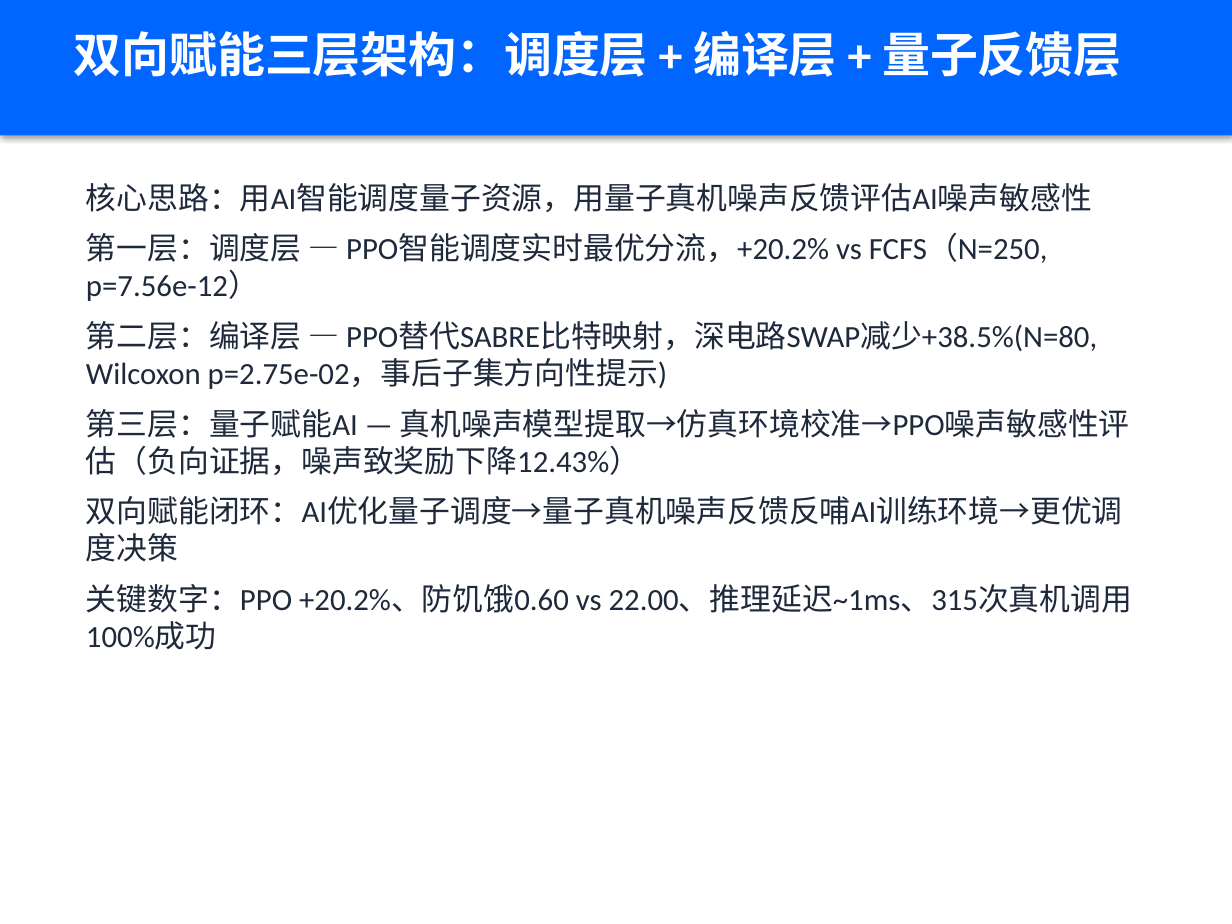
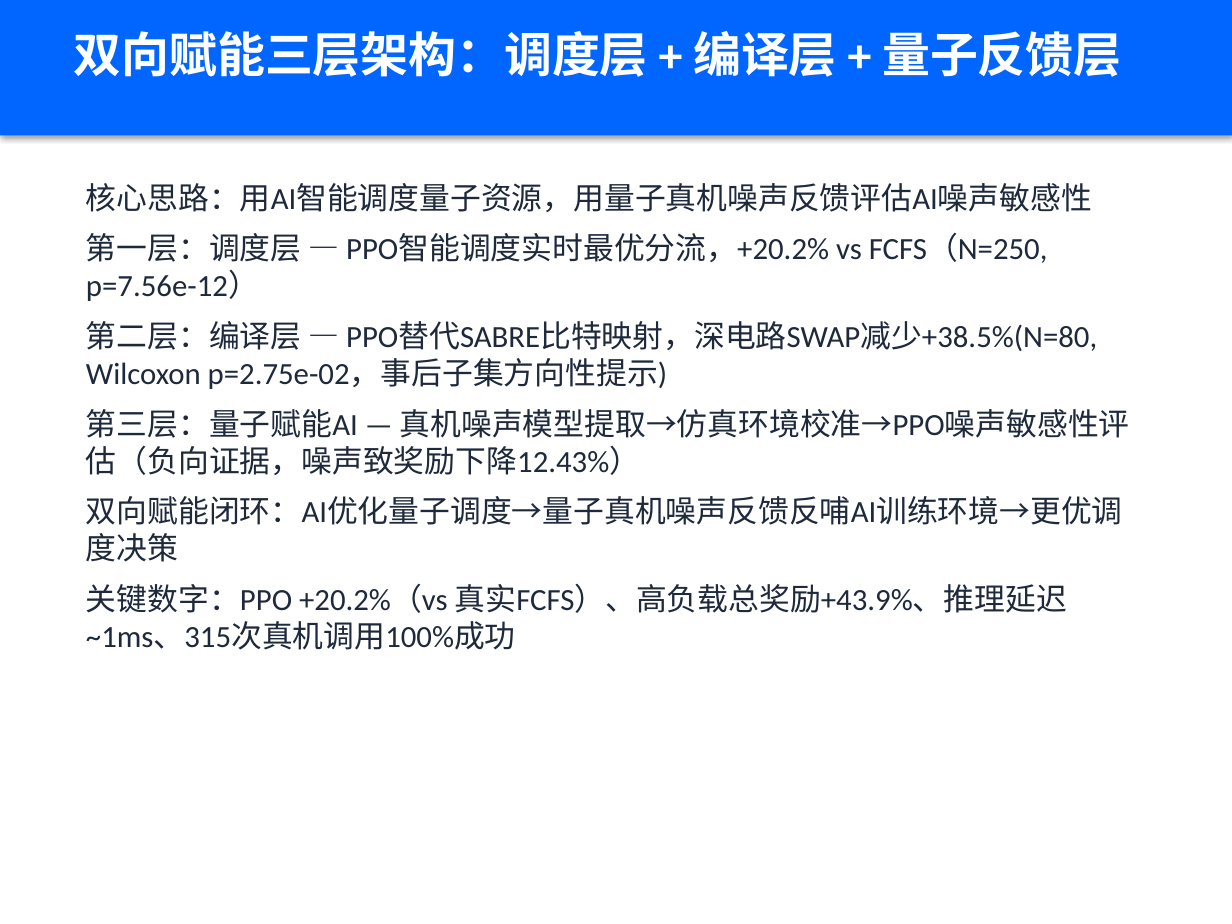
Before and after one commit to xiabai2008/quantum-rl-scheduler, a slide deck: slide 3 of deliverable_models/答辩PPT.pptx. Drawn at 1232x924 pixels with LibreOffice and Linux fonts; fonts in the diff are those of the drawing. Boxes give left, top, right and bottom in pixels: in the first picture for what was removed or moved away, otherwise in the second. Text is boxed around its words. In the diff, an @@ line names an element or a change of style, - is before the commit and + after.

```diff
--- a/deliverable_models/答辩PPT.pptx
+++ b/deliverable_models/答辩PPT.pptx
@@ text at [86, 584, 1067, 650]: text changed @@
-关键数字：PPO +20.2%、防饥饿0.60 vs 22.00、推理延迟~1ms、315次真机调用100%成功
+关键数字：PPO +20.2%（vs 真实FCFS）、高负载总奖励+43.9%、推理延迟~1ms、315次真机调用100%成功
```
Also in this commit, not shown: 2 other slides changed, 19 other files.
